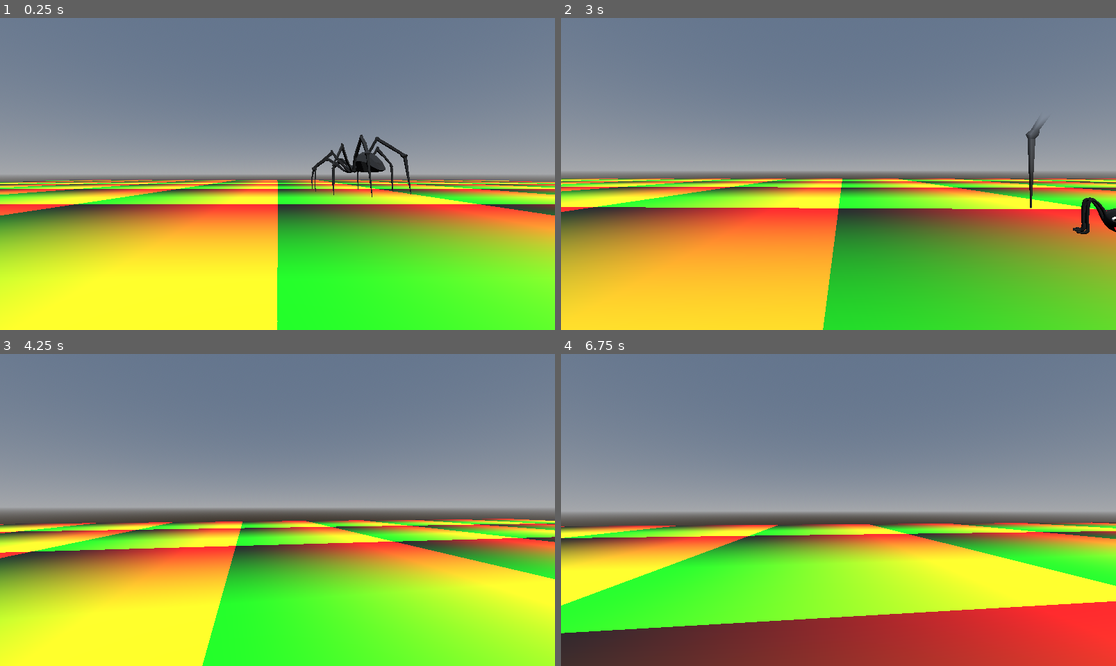
Above: before the commit, frames 1-4 (two rows, left to right).
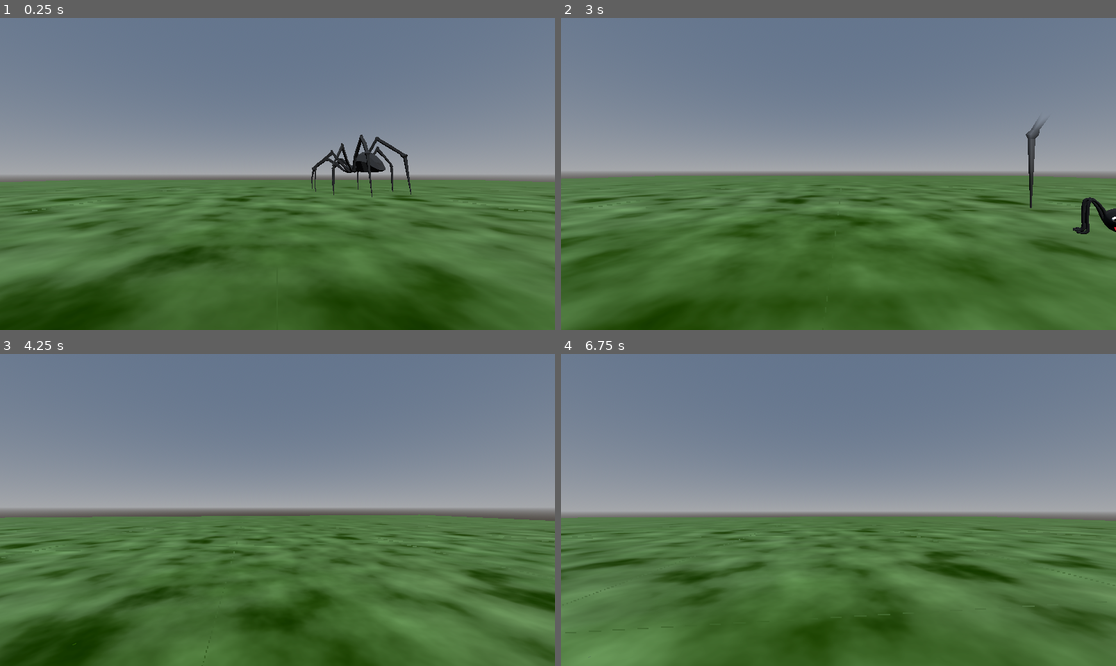
Above: after the commit, the same moments.

Repository: Tom3s/arachnophobia
Game: Godot game, scene res://Environment.tscn
Two runs of this game, one before a commit and one after it. Both use one fixed random seed, a clock stepped at 60 frames per second and the inputs below.
Inputs (mouse positions are in pixels of both pictures, inside the frame that each line leads up to):
- Up to frame 1 (0.25 s): no input
- Up to frame 2 (3 s): move the mouse to (866, 174) at 0.52 s; hold W (move_forward) from 0.53 s (still down); tap Space (jump) at 0.77, 1.52 s; move the mouse to (810, 174) at 1.27 s; move the mouse to (849, 167) at 2.02 s; move the mouse to (832, 180) at 2.77 s
- Up to frame 3 (4.25 s): keep holding W (move_forward); tap Space (jump) at 3.02, 3.77 s; move the mouse to (316, 513) at 3.52 s
- Up to frame 4 (6.75 s): move the mouse to (794, 506) at 4.27 s; tap Space (jump) at 4.52, 6.02 s; move the mouse to (844, 510) at 5.02 s; move the mouse to (816, 503) at 5.77 s; release W (move_forward) at 5.78 s; hold D (move_right) 5.78-6.53 s; move the mouse to (866, 510) at 6.52 s; hold W (move_forward) from 6.53 s (still down)

The runs differ from the first frame. In frame 1, 47% of the frame differs, in the area x 0-100%, y 51-100%; in frame 2, 48%, in the area x 0-100%, y 50-100%; in frame 3, 47%; in frame 4, 47%.

Commit message:
Infinite Plane

Diff:
--- a/Environment.tscn
+++ b/Environment.tscn
@@ -22,6 +22,7 @@
 [sub_resource type="ShaderMaterial" id="ShaderMaterial_gmcll"]
 render_priority = 0
 shader = ExtResource("1_4rly7")
+shader_parameter/MixWeight = 1.0
 
 [node name="Environment" type="Node3D"]
 
@@ -29,6 +30,7 @@
 environment = SubResource("Environment_d2x7g")
 
 [node name="BasePlane" type="MeshInstance3D" parent="."]
+unique_name_in_owner = true
 transform = Transform3D(10, 0, 0, 0, 10, 0, 0, 0, 10, 0, 0, 0)
 mesh = SubResource("PlaneMesh_chiys")
 surface_material_override/0 = SubResource("ShaderMaterial_gmcll")
--- a/EventListener.gd
+++ b/EventListener.gd
@@ -2,8 +2,13 @@
 
 @onready var spiders: Node3D = %Spiders
 @onready var player: Node3D = %Player
+@onready var basePlane: Node3D = %BasePlane
 
 # Called when the node enters the scene tree for the first time.
 func _ready():
 	for spider in spiders.get_children():
 		spider.player = player
+
+	player.newPositionOnGrid.connect(func(pos: Vector2i):
+		basePlane.global_position = Vector3(pos.x * player.GRID_SIZE, 0, pos.y * player.GRID_SIZE)
+	)
--- a/Player.gd
+++ b/Player.gd
@@ -20,6 +20,10 @@
 
 @export
 var gravity: float = 10.0
+
+signal newPositionOnGrid(position: Vector2i)
+
+const GRID_SIZE: int = 10
 
 # Called every frame. 'delta' is the elapsed time since the previous frame.
 func _process(delta):
@@ -56,6 +60,9 @@
 		global_position.y = 0.0
 		velocity.y = max(0.0, velocity.y)
 
+	var gridPos = Vector2i(floor(global_position.x / GRID_SIZE), floor(global_position.z / GRID_SIZE))
+	newPositionOnGrid.emit(gridPos)
+
 @export
 var mouseSensitivity: float = 0.1
 
--- a/plane.tres
+++ b/plane.tres
@@ -1,4 +1,39 @@
-[gd_resource type="VisualShader" load_steps=4 format=3 uid="uid://cp7dpxsnbljhu"]
+[gd_resource type="VisualShader" load_steps=25 format=3 uid="uid://cp7dpxsnbljhu"]
+
+[sub_resource type="VisualShaderNodeFloatConstant" id="VisualShaderNodeFloatConstant_pqa6g"]
+constant = 0.5
+
+[sub_resource type="FastNoiseLite" id="FastNoiseLite_xextq"]
+noise_type = 3
+
+[sub_resource type="NoiseTexture2D" id="NoiseTexture2D_uavo8"]
+seamless = true
+as_normal_map = true
+noise = SubResource("FastNoiseLite_xextq")
+
+[sub_resource type="VisualShaderNodeTexture" id="VisualShaderNodeTexture_yyef3"]
+texture = SubResource("NoiseTexture2D_uavo8")
+
+[sub_resource type="FastNoiseLite" id="FastNoiseLite_713y6"]
+
+[sub_resource type="NoiseTexture2D" id="NoiseTexture2D_8v4an"]
+seamless = true
+noise = SubResource("FastNoiseLite_713y6")
+
+[sub_resource type="VisualShaderNodeTexture" id="VisualShaderNodeTexture_kidic"]
+texture = SubResource("NoiseTexture2D_8v4an")
+
+[sub_resource type="VisualShaderNodeFloatFunc" id="VisualShaderNodeFloatFunc_53d7p"]
+function = 31
+
+[sub_resource type="VisualShaderNodeSmoothStep" id="VisualShaderNodeSmoothStep_8d8u3"]
+
+[sub_resource type="VisualShaderNodeFloatOp" id="VisualShaderNodeFloatOp_unl6h"]
+default_input_values = [0, 0.0, 1, 0.1]
+operator = 1
+
+[sub_resource type="VisualShaderNodeFloatOp" id="VisualShaderNodeFloatOp_r6ed4"]
+default_input_values = [0, 0.0, 1, 0.1]
 
 [sub_resource type="VisualShaderNodeInput" id="VisualShaderNodeInput_uae4f"]
 input_name = "uv"
@@ -13,10 +48,52 @@
 op_type = 0
 operator = 4
 
+[sub_resource type="NoiseTexture2D" id="NoiseTexture2D_7ctg3"]
+seamless = true
+noise = SubResource("FastNoiseLite_xextq")
+
+[sub_resource type="VisualShaderNodeTexture" id="VisualShaderNodeTexture_qrftl"]
+texture = SubResource("NoiseTexture2D_7ctg3")
+
+[sub_resource type="Gradient" id="Gradient_pnl7l"]
+colors = PackedColorArray(0.05, 0.043875, 0.0255, 1, 0.13, 0.09022, 0.0637, 1)
+
+[sub_resource type="GradientTexture1D" id="GradientTexture1D_vj70y"]
+gradient = SubResource("Gradient_pnl7l")
+
+[sub_resource type="VisualShaderNodeTexture" id="VisualShaderNodeTexture_68p1g"]
+output_port_for_preview = 0
+texture = SubResource("GradientTexture1D_vj70y")
+
+[sub_resource type="Gradient" id="Gradient_qa8jt"]
+colors = PackedColorArray(0.093, 0.18, 0, 1, 0.21, 0.36, 0, 1)
+
+[sub_resource type="GradientTexture1D" id="GradientTexture1D_yod80"]
+gradient = SubResource("Gradient_qa8jt")
+
+[sub_resource type="VisualShaderNodeTexture" id="VisualShaderNodeTexture_u4kfq"]
+output_port_for_preview = 0
+texture = SubResource("GradientTexture1D_yod80")
+
+[sub_resource type="VisualShaderNodeMix" id="VisualShaderNodeMix_36rvw"]
+default_input_values = [0, Vector3(0, 0, 0), 1, Vector3(1, 1, 1), 2, Vector3(0.5, 0.5, 0.5)]
+op_type = 3
+
+[sub_resource type="VisualShaderNodeFloatParameter" id="VisualShaderNodeFloatParameter_b4y4n"]
+parameter_name = "MixWeight"
+hint = 1
+default_value_enabled = true
+
 [resource]
 code = "shader_type spatial;
 render_mode blend_mix, depth_draw_opaque, cull_back, diffuse_lambert, specular_schlick_ggx;
 
+uniform sampler2D tex_frg_5;
+uniform sampler2D tex_frg_6;
+uniform sampler2D tex_frg_7;
+uniform float MixWeight : hint_range(0, 1) = 0;
+uniform sampler2D tex_frg_12;
+uniform sampler2D tex_frg_11;
 
 
 
@@ -35,17 +112,95 @@
 	vec2 n_out4p0 = mod(n_out3p0, n_in4p1);
 
 
+// Texture2D:5
+	vec4 n_out5p0 = texture(tex_frg_5, n_out4p0);
+
+
+// Texture2D:6
+	vec4 n_out6p0 = texture(tex_frg_6, vec2(n_out5p0.xy));
+
+
+// Texture2D:7
+	vec4 n_out7p0 = texture(tex_frg_7, vec2(n_out5p0.xy));
+
+
+// FloatParameter:9
+	float n_out9p0 = MixWeight;
+
+
+// FloatFunc:14
+	float n_out14p0 = 1.0 - n_out9p0;
+
+
+// FloatOp:16
+	float n_in16p1 = 0.10000;
+	float n_out16p0 = n_out14p0 - n_in16p1;
+
+
+// FloatOp:17
+	float n_in17p1 = 0.10000;
+	float n_out17p0 = n_out14p0 + n_in17p1;
+
+
+// Texture2D:12
+	vec4 n_out12p0 = texture(tex_frg_12, UV);
+
+
+// SmoothStep:15
+	float n_out15p0 = smoothstep(n_out16p0, n_out17p0, n_out12p0.x);
+
+
+// Mix:8
+	vec3 n_out8p0 = mix(vec3(n_out6p0.xyz), vec3(n_out7p0.xyz), vec3(n_out15p0));
+
+
+// FloatConstant:10
+	float n_out10p0 = 0.500000;
+
+
+// Texture2D:11
+	vec4 n_out11p0 = texture(tex_frg_11, UV);
+
+
 // Output:0
-	ALBEDO = vec3(n_out4p0, 0.0);
+	ALBEDO = n_out8p0;
+	ROUGHNESS = n_out10p0;
+	SPECULAR = n_out5p0.x;
+	NORMAL_MAP = vec3(n_out11p0.xyz);
 
 
 }
 "
-nodes/fragment/0/position = Vector2(480, 160)
+graph_offset = Vector2(74.932, -48.9019)
+nodes/fragment/0/position = Vector2(1720, 200)
 nodes/fragment/2/node = SubResource("VisualShaderNodeInput_uae4f")
-nodes/fragment/2/position = Vector2(-340, 160)
+nodes/fragment/2/position = Vector2(-700, 40)
 nodes/fragment/3/node = SubResource("VisualShaderNodeVectorOp_0kl4w")
-nodes/fragment/3/position = Vector2(0, 180)
+nodes/fragment/3/position = Vector2(-360, 60)
 nodes/fragment/4/node = SubResource("VisualShaderNodeVectorOp_crqia")
-nodes/fragment/4/position = Vector2(240, 220)
-nodes/fragment/connections = PackedInt32Array(2, 0, 3, 0, 3, 0, 4, 0, 4, 0, 0, 0)
+nodes/fragment/4/position = Vector2(-120, 100)
+nodes/fragment/5/node = SubResource("VisualShaderNodeTexture_qrftl")
+nodes/fragment/5/position = Vector2(80, 80)
+nodes/fragment/6/node = SubResource("VisualShaderNodeTexture_68p1g")
+nodes/fragment/6/position = Vector2(400, 20)
+nodes/fragment/7/node = SubResource("VisualShaderNodeTexture_u4kfq")
+nodes/fragment/7/position = Vector2(380, 400)
+nodes/fragment/8/node = SubResource("VisualShaderNodeMix_36rvw")
+nodes/fragment/8/position = Vector2(1400, 20)
+nodes/fragment/9/node = SubResource("VisualShaderNodeFloatParameter_b4y4n")
+nodes/fragment/9/position = Vector2(300, -380)
+nodes/fragment/10/node = SubResource("VisualShaderNodeFloatConstant_pqa6g")
+nodes/fragment/10/position = Vector2(860, 340)
+nodes/fragment/11/node = SubResource("VisualShaderNodeTexture_yyef3")
+nodes/fragment/11/position = Vector2(660, 440)
+nodes/fragment/12/node = SubResource("VisualShaderNodeTexture_kidic")
+nodes/fragment/12/position = Vector2(660, -580)
+nodes/fragment/14/node = SubResource("VisualShaderNodeFloatFunc_53d7p")
+nodes/fragment/14/position = Vector2(640, -260)
+nodes/fragment/15/node = SubResource("VisualShaderNodeSmoothStep_8d8u3")
+nodes/fragment/15/position = Vector2(1100, -200)
+nodes/fragment/16/node = SubResource("VisualShaderNodeFloatOp_unl6h")
+nodes/fragment/16/position = Vector2(825.915, -185.074)
+nodes/fragment/17/node = SubResource("VisualShaderNodeFloatOp_r6ed4")
+nodes/fragment/17/position = Vector2(860, -20)
+nodes/fragment/connections = PackedInt32Array(2, 0, 3, 0, 3, 0, 4, 0, 4, 0, 5, 0, 5, 0, 6, 0, 5, 0, 7, 0, 6, 0, 8, 0, 7, 0, 8, 1, 8, 0, 0, 0, 5, 0, 0, 4, 10, 0, 0, 3, 11, 0, 0, 9, 9, 0, 14, 0, 12, 0, 15, 2, 15, 0, 8, 2, 14, 0, 16, 0, 14, 0, 17, 0, 16, 0, 15, 0, 17, 0, 15, 1)
